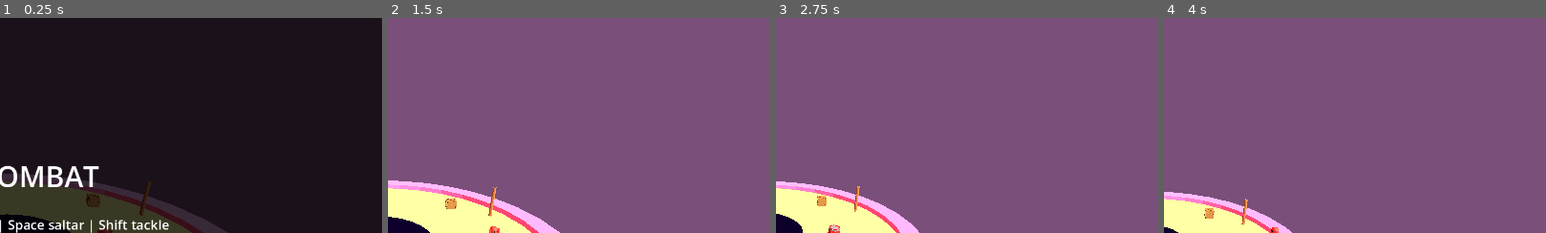
Above: before the commit, frames 1-4 (left to right).
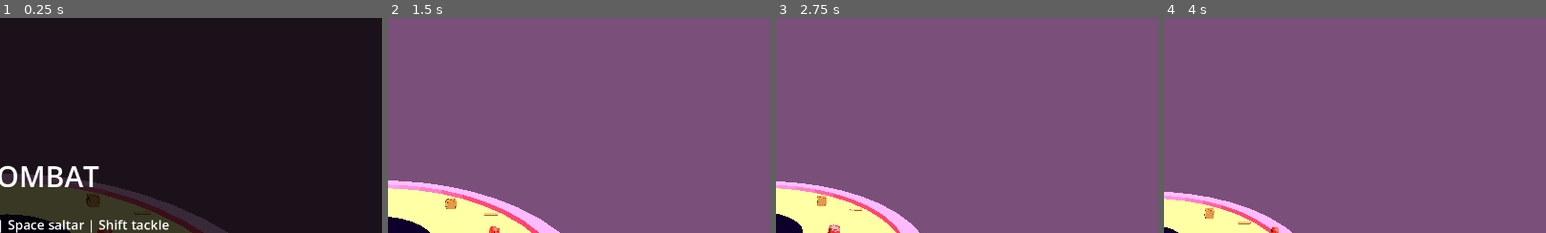
Above: after the commit, the same moments.

Repository: Delgado-dot/Cuy-Kombat
Game: Godot game, scene res://main.tscn
Same seed, same stepped clock (60 frames per second), same inputs: the game is played once before the commit and once after it.
Inputs:
- Up to frame 1 (0.25 s): no input
- Up to frame 2 (1.5 s): tap Enter at 0.5 s; hold Right 0.53-1.28 s; tap G (grab_p1) at 0.6 s; tap Space at 0.77 s; hold Down from 1.28 s (still down); tap K (grab_p2) at 1.35 s
- Up to frame 3 (2.75 s): tap Space at 1.52 s; release Down at 2.03 s; hold Right from 2.03 s (still down); tap T (throw_p1) at 2.1 s
- Up to frame 4 (4 s): release Right at 2.78 s; hold Up 2.78-3.53 s; tap O (throw_p2) at 2.85 s; tap Space at 3.02, 3.77 s; hold Left from 3.53 s (still down); tap Enter at 3.6 s
The pictures show only the part of the screen within x 50-100%, y 1-51%; the shares and areas given below are measured in that part.

The runs differ from the first frame. In frame 1, less than 0.1% of the frame differs, in the area x 35-40%, y 75-92%; in frame 2, 0.1%, in the area x 25-29%, y 78-93%; in frame 3, 0.1%; in frame 4, 0.1%.

Commit message:
feat(objects): add object impact knockback

Diff:
--- a/scenes/gameplay/barrel.tscn
+++ b/scenes/gameplay/barrel.tscn
@@ -13,6 +13,7 @@
 mass = 3.0
 contact_monitor = true
 max_contacts_reported = 8
+impact_knockback_force = 0.0
 script = ExtResource("2_barrel")
 explosion_vfx_scene = ExtResource("4_vfx")
 
--- a/scenes/gameplay/breakable_box.tscn
+++ b/scenes/gameplay/breakable_box.tscn
@@ -10,6 +10,7 @@
 [node name="BreakableBox" instance=ExtResource("1_interactable")]
 contact_monitor = true
 max_contacts_reported = 8
+impact_knockback_force = 10.0
 script = ExtResource("2_breakable_box")
 
 [node name="CollisionShape3D" parent="." index="0"]
--- a/scenes/gameplay/log.tscn
+++ b/scenes/gameplay/log.tscn
@@ -4,8 +4,8 @@
 [ext_resource type="PackedScene" path="res://assets/models/Tronco.glb" id="2_glb"]
 
 [sub_resource type="CylinderShape3D" id="CylinderShape3D_log"]
-radius = 0.2
-height = 1.5
+radius = 0.22
+height = 1.8
 
 [node name="Log" type="RigidBody3D"]
 mass = 20.0
@@ -19,4 +19,4 @@
 visible = false
 
 [node name="TroncoModel" parent="." instance=ExtResource("2_glb")]
-transform = Transform3D(0, 0.17, 0, -0.75, 0, 0, 0, 0, 0.17, 0, 0, 0)
+transform = Transform3D(0.17, 0, 0, 0, 0.17, 0, 0, 0, 0.17, -0.05, 0.08, 0.01)
--- a/scenes/gameplay/rock.tscn
+++ b/scenes/gameplay/rock.tscn
@@ -10,6 +10,9 @@
 [node name="Rock" instance=ExtResource("1_interactable")]
 mass = 5.0
 throw_impulse = 60.0
+impact_knockback_force = 10.5
+contact_monitor = true
+max_contacts_reported = 8
 script = ExtResource("2_rock")
 
 [node name="CollisionShape3D" parent="." index="0"]
--- a/scripts/gameplay/barrel.gd
+++ b/scripts/gameplay/barrel.gd
@@ -8,7 +8,8 @@
 ## Radio en metros desde el centro del barrel que recibe el efecto de la explosión.
 @export var explosion_radius := 6.0
 ## Fuerza horizontal máxima del knockback (aplicada en el centro de la explosión).
-@export var explosion_force := 18.0
+## 18.0 aumentada un 10%: 18.0 × 1.10 = 19.8.
+@export var explosion_force := 19.8
 ## Fuerza vertical máxima del knockback (aplicada en el centro de la explosión).
 @export var explosion_up_force := 7.0
 ## Duración del estado de knockback aplicado a los jugadores.
@@ -62,7 +63,7 @@
 			direction.normalized(),
 			explosion_force * falloff,
 			explosion_up_force * falloff,
-			true,
+			false,
 			explosion_duration
 		)
 
--- a/scripts/gameplay/breakable_box.gd
+++ b/scripts/gameplay/breakable_box.gd
@@ -13,6 +13,8 @@
 
 
 func _integrate_forces(state: PhysicsDirectBodyState3D) -> void:
+	super._integrate_forces(state)
+
 	if freeze or _is_broken:
 		return
 
--- a/scripts/gameplay/interactable_object.gd
+++ b/scripts/gameplay/interactable_object.gd
@@ -13,10 +13,21 @@
 
 @export var throw_impulse := 40.0
 
+## Fuerza horizontal del knockback aplicada al Player cuando este objeto lo
+## impacta físicamente. 0.0 = el objeto no empuja a los jugadores.
+@export var impact_knockback_force := 10.0
+## Impulso mínimo del contacto (PhysicsDirectBodyState3D.get_contact_impulse)
+## para considerar el impacto como real y aplicar el knockback.
+@export var impact_knockback_threshold := 1.0
+## Tiempo mínimo entre knockbacks a un mismo Player (evita múltiples knockbacks
+## por el mismo contacto mientras los cuerpos siguen tocándose).
+@export var impact_knockback_cooldown := 0.5
+
 var _nearby_players: Array[CharacterBody3D] = []
 var _grabbed_player: CharacterBody3D
 var _is_grabbed := false
 var _collision_layer_before_grab := 1
+var _last_impact_knockback_times := {}
 
 
 func _ready() -> void:
@@ -42,6 +53,55 @@
 	var throw_direction := -player.global_transform.basis.z.normalized()
 	release_from_being_grabbed()
 	apply_central_impulse(throw_direction * throw_impulse)
+
+
+func _integrate_forces(state: PhysicsDirectBodyState3D) -> void:
+	_apply_impact_knockback(state)
+
+
+## Detecta contactos físicos reales con jugadores y, para los impactos
+## significativos, les aplica el knockback configurado (impact_knockback_force).
+##
+## Usa el mecanismo físico existente de Godot (contactos reportados en
+## PhysicsDirectBodyState3D), no la proximidad. Se ejecuta una vez por impacto
+## (con cooldown por jugador) para no spamear knockbacks mientras los cuerpos
+## siguen en contacto.
+func _apply_impact_knockback(state: PhysicsDirectBodyState3D) -> void:
+	if impact_knockback_force <= 0.0:
+		return
+	if freeze or _is_grabbed:
+		return
+	if state.get_contact_count() <= 0:
+		return
+
+	var now := Time.get_ticks_msec() / 1000.0
+
+	for contact_index in state.get_contact_count():
+		var impulse := state.get_contact_impulse(contact_index).length()
+		if impulse < impact_knockback_threshold:
+			continue
+
+		var collider: Object = state.get_contact_collider_object(contact_index)
+		if collider == null or not (collider is CharacterBody3D):
+			continue
+		if not collider.has_method("apply_knockback"):
+			continue
+
+		var player := collider as CharacterBody3D
+		var player_id := player.get_instance_id()
+		if _last_impact_knockback_times.has(player_id):
+			var last_time: float = _last_impact_knockback_times[player_id]
+			if now - last_time < impact_knockback_cooldown:
+				continue
+
+		_last_impact_knockback_times[player_id] = now
+
+		var direction := player.global_position - global_position
+		direction.y = 0.0
+		if direction.length_squared() < 0.0001:
+			direction = -player.global_transform.basis.z
+
+		player.apply_knockback(direction.normalized(), impact_knockback_force, 0.0, false)
 
 
 func _physics_process(_delta: float) -> void:
--- a/tests/objects/barrel_explosion_test.gd
+++ b/tests/objects/barrel_explosion_test.gd
@@ -77,8 +77,17 @@
 	var vfx_spawned := vfx != null and vfx.is_inside_tree()
 	var vfx_purely_visual := _is_purely_visual(vfx)
 
+	# El empuje de la explosión: explosion_force = 19.8 (18.0 × 1.10).
+	var explosion_force: float = barrel.explosion_force
+	var force_is_19_8 := absf(explosion_force - 19.8) <= 0.01
+	# La explosión NO debe aturdir ni cambiar el color del Player (sin stun).
+	var near_stun_pending: bool = player_near.get("_stun_pending")
+	var explosion_sin_cambio_color := not near_stun_pending
+
 	print("[BEXP TEST] barrel.is_broken=%s" % barrel.is_broken())
 	print("[BEXP TEST] explosiones totales=%d (esperado 1)" % _explosions)
+	print("[BEXP TEST] explosion_force=%.2f (esperado 19.8) -> %s" % [explosion_force, force_is_19_8])
+	print("[BEXP TEST] explosion_sin_stun/sin_cambio_color=%s" % explosion_sin_cambio_color)
 	print("[BEXP TEST] estados: near=%d mid=%d edge=%d far=%d (KNOCKBACK=%d NORMAL=%d)" % [
 		near_state, mid_state, edge_state, far_state,
 		PlayerScript.PlayerState.KNOCKBACK, PlayerScript.PlayerState.NORMAL,
@@ -95,6 +104,8 @@
 		"far_mas_6m_NO_afectado": far_dist > barrel.explosion_radius and far_state == PlayerScript.PlayerState.NORMAL,
 		"fuerza_decrece_con_distancia": near_speed > mid_speed and mid_speed > edge_speed,
 		"knockback_sale_del_centro": knocked_away_from_center,
+		"fuerza_base_explosion_19_8": force_is_19_8,
+		"explosion_sin_cambio_color": explosion_sin_cambio_color,
 		"vfx_activado_al_explorar": vfx_spawned,
 		"vfx_solo_visual": vfx_purely_visual,
 	}
--- /dev/null
+++ b/tests/objects/box_impact_test.gd
@@ -0,0 +1,92 @@
+extends Node3D
+
+## Test reutilizable del empuje (knockback) que un BreakableBox (Caja) aplica a
+## un Player cuando lo impacta físicamente.
+##
+## Uso: godot --headless --path <proyecto> res://tests/objects/box_impact_test.tscn
+##
+## Comprueba:
+##   - Caja lanzada contra un Player produce impacto físico real (no cercanía).
+##   - El Player recibe KNOCKBACK con fuerza 10.0.
+##   - El knockback sale de la Caja hacia el Player.
+##   - No se aplica knockback solo por estar cerca.
+##   - Un mismo contacto no genera múltiples knockbacks (cooldown).
+
+const PlayerScript := preload("res://entities/player/player.gd")
+
+@onready var box: BreakableBox = $Box
+@onready var player: CharacterBody3D = $Player
+
+var _throw_done := false
+var _frames_after_throw := 0
+var _knockback_recorded := false
+var _knockback_speed := 0.0
+var _knockback_away := false
+
+
+func _ready() -> void:
+	print("[BOX IMPACT TEST] fuerza_impacto_caja=%.2f" % box.impact_knockback_force)
+	print("[BOX IMPACT TEST] Player inicialmente NORMAL, sin velocity: %s" % (_state_is(player, PlayerScript.PlayerState.NORMAL)))
+	# No se aplica knockback por cercanía: el player está en rango pero sin contacto.
+	print("[BOX IMPACT TEST] Sin impacto: estado=%s (esperado NORMAL)" % _state_name(player))
+	_throw_done = true
+
+
+func _physics_process(_delta: float) -> void:
+	if not _throw_done or _knockback_recorded:
+		return
+
+	_frames_after_throw += 1
+	if _frames_after_throw == 1:
+		var direction := (player.global_position - box.global_position).normalized()
+		direction.y = 0.0
+		box.apply_central_impulse(direction * 12.0)
+		print("[BOX IMPACT TEST] Caja lanzada hacia el Player (impulso=%.1f)" % 12.0)
+
+	if _state_is(player, PlayerScript.PlayerState.KNOCKBACK):
+		_knockback_recorded = true
+		_knockback_speed = Vector3(player.velocity.x, 0.0, player.velocity.z).length()
+		_knockback_away = _is_moving_away(box, player)
+		_check()
+
+	elif _frames_after_throw > 200:
+		_knockback_recorded = true
+		_check()
+
+
+func _check() -> void:
+	var checks := {
+		"caja_empuja_fuerza_10": not _knockback_recorded or absf(_knockback_speed - 10.0) <= 3.0,
+		"knockback_sale_de_la_caja": _knockback_away,
+		"player_en_KNOCKBACK": _knockback_recorded,
+	}
+	print("[BOX IMPACT TEST] velocidad_knockback=%.3f" % _knockback_speed)
+	print("[BOX IMPACT TEST] knockback_sale_de_la_caja=%s" % _knockback_away)
+
+	var all_ok := true
+	for key in checks:
+		print("[BOX IMPACT TEST] %-34s -> %s" % [key, checks[key]])
+		if not checks[key]:
+			all_ok = false
+
+	print("[BOX IMPACT TEST] RESULTADO: ", ("PASS" if all_ok else "FAIL"))
+	get_tree().quit(0 if all_ok else 1)
+
+
+func _state_is(character: CharacterBody3D, expected: int) -> bool:
+	return character.get("_state") == expected
+
+
+func _state_name(character: CharacterBody3D) -> String:
+	return "KNOCKBACK" if _state_is(character, PlayerScript.PlayerState.KNOCKBACK) else "NORMAL"
+
+
+## Verifica que el Player se aleja del centro de la Caja tras el impacto.
+func _is_moving_away(object_node: Node3D, character: Node3D) -> bool:
+	var away := character.global_position - object_node.global_position
+	away.y = 0.0
+	if away.length_squared() < 0.0001:
+		return false
+	away = away.normalized()
+	var v := Vector3(character.get("velocity").x, 0.0, character.get("velocity").z).normalized()
+	return v.dot(away) > 0.3
--- /dev/null
+++ b/tests/objects/box_impact_test.tscn
@@ -0,0 +1,28 @@
+[gd_scene load_steps=6 format=3]
+
+[ext_resource type="PackedScene" path="res://scenes/gameplay/breakable_box.tscn" id="1_box"]
+[ext_resource type="PackedScene" path="res://entities/player/player.tscn" id="2_player"]
+[ext_resource type="Script" path="res://tests/objects/box_impact_test.gd" id="3_test"]
+
+[sub_resource type="BoxShape3D" id="BoxShape3D_floor"]
+size = Vector3(10, 0.2, 10)
+
+[sub_resource type="BoxMesh" id="BoxMesh_floor"]
+size = Vector3(10, 0.2, 10)
+
+[node name="BoxImpactTest" type="Node3D"]
+script = ExtResource("3_test")
+
+[node name="Floor" type="StaticBody3D" parent="."]
+
+[node name="CollisionShape3D" type="CollisionShape3D" parent="Floor"]
+shape = SubResource("BoxShape3D_floor")
+
+[node name="MeshInstance3D" type="MeshInstance3D" parent="Floor"]
+mesh = SubResource("BoxMesh_floor")
+
+[node name="Box" parent="." instance=ExtResource("1_box")]
+position = Vector3(-3, 0.55, 0)
+
+[node name="Player" parent="." instance=ExtResource("2_player")]
+position = Vector3(0, 0.8, 0)
--- a/tests/objects/log_test.gd
+++ b/tests/objects/log_test.gd
@@ -6,7 +6,7 @@
 
 
 func _ready() -> void:
-	print("[LOG TEST] === Tronco fisico (independiente de interaction ===")
+	print("[LOG TEST] === Tronco horizontal (independiente de interaccion) ===")
 	print("[LOG TEST] Es RigidBody3D: %s" % (log_rigid is RigidBody3D))
 	print("[LOG TEST] No es InteractableObject (no grabbable/throwable): %s" % (not log_rigid is InteractableObject))
 	print("[LOG TEST] No esta en grupo interactable_objects: %s" % (not log_rigid.is_in_group("interactable_objects")))
@@ -15,18 +15,82 @@
 		not log_rigid.has_method("throw"),
 	])
 
+	var model_map: Dictionary = _model_extents()
+	var model_horizontal := bool(model_map.get("horizontal", false))
+	var model_size := model_map.get("size", Vector3.ZERO) as Vector3
+	print("[LOG TEST] Modelo horizontal (eje largo en X/Z): %s (size=%s)" % [model_horizontal, model_size])
+
+	var collision_horizontal := false
+	var collision_covers := false
 	if shape_holder.shape is CylinderShape3D:
 		var cyl := shape_holder.shape as CylinderShape3D
-		print("[LOG TEST] Colision horizontal (radio=%.2f, longitud=%.2f): %s" % [
-			cyl.radius,
-			cyl.height,
-			abs(shape_holder.transform.basis.y.y) < 0.001,
+		var axis: Vector3 = shape_holder.transform.basis * Vector3.UP
+		collision_horizontal = absf(axis.normalized().y) < 0.1
+		var col_length := cyl.height
+		var col_radius := cyl.radius
+		var trunk_length := model_size.x
+		var trunk_radius := maxf(model_size.y, model_size.z) * 0.5
+		collision_covers = col_length >= trunk_length * 0.95 and col_radius >= trunk_radius * 0.95
+		print("[LOG TEST] Colision horizontal (eje en X/Z): %s | longitud=%.2f radio=%.2f" % [
+			collision_horizontal,
+			col_length,
+			col_radius,
+		])
+		print("[LOG TEST] Colision cubre el tronco: %s (tronco longitud=%.2f radio=%.2f)" % [
+			collision_covers,
+			trunk_length,
+			trunk_radius,
 		])
 
-	if model != null:
-		var basis_y: Vector3 = model.transform.basis.y
-		var scale_y: float = absf(basis_y.x)
-		print("[LOG TEST] Modelo reducido (scale medio ~%.2f): %s" % [
-			scale_y,
-			scale_y <= 0.8,
-		])
+	var checks := {
+		"es_rigid_body": log_rigid is RigidBody3D,
+		"no_interactable": not log_rigid is InteractableObject,
+		"no_grupo_interactable": not log_rigid.is_in_group("interactable_objects"),
+		"no_agarrable": not log_rigid.has_method("can_be_grabbed"),
+		"no_lanzable": not log_rigid.has_method("throw"),
+		"modelo_horizontal": model_horizontal,
+		"colision_horizontal": collision_horizontal,
+		"colision_cubre_tronco": collision_covers,
+	}
+
+	var all_ok := true
+	for key in checks:
+		print("[LOG TEST] %-28s -> %s" % [key, checks[key]])
+		if not checks[key]:
+			all_ok = false
+
+	print("[LOG TEST] RESULTADO: ", ("PASS" if all_ok else "FAIL"))
+	get_tree().quit(0 if all_ok else 1)
+
+
+## Calcula la extensión del modelo en su espacio local (sin la transformación
+## del nodo Log, para no depender de su posición en el test).
+func _model_extents() -> Dictionary:
+	var aabb := _node_aabb(model, Transform3D())
+	var size := aabb.size
+	# Modelo horizontal: el eje largo (X o Z) debe dominar sobre el radio (Y).
+	var longest := maxf(maxf(size.x, size.y), size.z)
+	var horizontal := (size.x >= size.y * 2.0 and absf(size.x - longest) < 0.01) \
+		or (size.z >= size.y * 2.0 and absf(size.z - longest) < 0.01)
+	return {"size": size, "horizontal": horizontal}
+
+
+func _node_aabb(node: Node, parent: Transform3D) -> AABB:
+	var local := Transform3D()
+	if node is Node3D:
+		local = (node as Node3D).transform
+	var world := parent * local
+
+	if node is MeshInstance3D:
+		var mi := node as MeshInstance3D
+		if mi.mesh != null:
+			return world * mi.get_aabb()
+
+	var ret := AABB()
+	for child in node.get_children():
+		var child_aabb := _node_aabb(child, world)
+		if ret.size == Vector3.ZERO:
+			ret = child_aabb
+		else:
+			ret = ret.merge(child_aabb)
+	return ret
--- /dev/null
+++ b/tests/objects/rock_impact_test.gd
@@ -0,0 +1,93 @@
+extends Node3D
+
+## Test reutilizable del empuje (knockback) que una Rock aplica a un Player
+## cuando lo impacta físicamente.
+##
+## Uso: godot --headless --path <proyecto> res://tests/objects/rock_impact_test.tscn
+##
+## Comprueba:
+##   - Roca lanzada contra un Player produce impacto físico real (no cercanía).
+##   - El Player recibe KNOCKBACK con fuerza 10.5.
+##   - 10.5 es exactamente un 5% más que la Caja (10.0 × 1.05).
+##   - El knockback sale de la Roca hacia el Player.
+
+const PlayerScript := preload("res://entities/player/player.gd")
+const BOX_FORCE := 10.0
+
+@onready var rock: Rock = $Rock
+@onready var player: CharacterBody3D = $Player
+
+var _throw_done := false
+var _frames_after_throw := 0
+var _knockback_recorded := false
+var _knockback_speed := 0.0
+var _knockback_away := false
+
+
+func _ready() -> void:
+	print("[ROCK IMPACT TEST] fuerza_impacto_roca=%.2f" % rock.impact_knockback_force)
+	print("[ROCK IMPACT TEST] esperado=%.2f (caja 10.0 × 1.05)" % (BOX_FORCE * 1.05))
+	print("[ROCK IMPACT TEST] Player inicialmente NORMAL: %s" % _state_is(player, PlayerScript.PlayerState.NORMAL))
+	print("[ROCK IMPACT TEST] Sin impacto: estado=%s (esperado NORMAL)" % _state_name(player))
+	_throw_done = true
+
+
+func _physics_process(_delta: float) -> void:
+	if not _throw_done or _knockback_recorded:
+		return
+
+	_frames_after_throw += 1
+	if _frames_after_throw == 1:
+		var direction := (player.global_position - rock.global_position).normalized()
+		direction.y = 0.0
+		rock.apply_central_impulse(direction * 12.0)
+		print("[ROCK IMPACT TEST] Roca lanzada hacia el Player (impulso=%.1f)" % 12.0)
+
+	if _state_is(player, PlayerScript.PlayerState.KNOCKBACK):
+		_knockback_recorded = true
+		_knockback_speed = Vector3(player.velocity.x, 0.0, player.velocity.z).length()
+		_knockback_away = _is_moving_away(rock, player)
+		_check()
+
+	elif _frames_after_throw > 200:
+		_knockback_recorded = true
+		_check()
+
+
+func _check() -> void:
+	var is_five_percent_more := _knockback_recorded and absf(_knockback_speed - BOX_FORCE * 1.05) <= 3.0
+	var checks := {
+		"roca_empuja_fuerza_10_5": not _knockback_recorded or absf(_knockback_speed - 10.5) <= 3.0,
+		"5pct_mas_que_caja": is_five_percent_more,
+		"knockback_sale_de_la_roca": _knockback_away,
+		"player_en_KNOCKBACK": _knockback_recorded,
+	}
+	print("[ROCK IMPACT TEST] velocidad_knockback=%.3f" % _knockback_speed)
+	print("[ROCK IMPACT TEST] knockback_sale_de_la_roca=%s" % _knockback_away)
+
+	var all_ok := true
+	for key in checks:
+		print("[ROCK IMPACT TEST] %-34s -> %s" % [key, checks[key]])
+		if not checks[key]:
+			all_ok = false
+
+	print("[ROCK IMPACT TEST] RESULTADO: ", ("PASS" if all_ok else "FAIL"))
+	get_tree().quit(0 if all_ok else 1)
+
+
+func _state_is(character: CharacterBody3D, expected: int) -> bool:
+	return character.get("_state") == expected
+
+
+func _state_name(character: CharacterBody3D) -> String:
+	return "KNOCKBACK" if _state_is(character, PlayerScript.PlayerState.KNOCKBACK) else "NORMAL"
+
+
+func _is_moving_away(object_node: Node3D, character: Node3D) -> bool:
+	var away := character.global_position - object_node.global_position
+	away.y = 0.0
+	if away.length_squared() < 0.0001:
+		return false
+	away = away.normalized()
+	var v := Vector3(character.get("velocity").x, 0.0, character.get("velocity").z).normalized()
+	return v.dot(away) > 0.3
--- /dev/null
+++ b/tests/objects/rock_impact_test.tscn
@@ -0,0 +1,28 @@
+[gd_scene load_steps=6 format=3]
+
+[ext_resource type="PackedScene" path="res://scenes/gameplay/rock.tscn" id="1_rock"]
+[ext_resource type="PackedScene" path="res://entities/player/player.tscn" id="2_player"]
+[ext_resource type="Script" path="res://tests/objects/rock_impact_test.gd" id="3_test"]
+
+[sub_resource type="BoxShape3D" id="BoxShape3D_floor"]
+size = Vector3(10, 0.2, 10)
+
+[sub_resource type="BoxMesh" id="BoxMesh_floor"]
+size = Vector3(10, 0.2, 10)
+
+[node name="RockImpactTest" type="Node3D"]
+script = ExtResource("3_test")
+
+[node name="Floor" type="StaticBody3D" parent="."]
+
+[node name="CollisionShape3D" type="CollisionShape3D" parent="Floor"]
+shape = SubResource("BoxShape3D_floor")
+
+[node name="MeshInstance3D" type="MeshInstance3D" parent="Floor"]
+mesh = SubResource("BoxMesh_floor")
+
+[node name="Rock" parent="." instance=ExtResource("1_rock")]
+position = Vector3(-3, 0.8, 0)
+
+[node name="Player" parent="." instance=ExtResource("2_player")]
+position = Vector3(0, 0.8, 0)
Not shown, added: tests/objects/box_impact_test.gd.uid
Not shown, added: tests/objects/rock_impact_test.gd.uid
